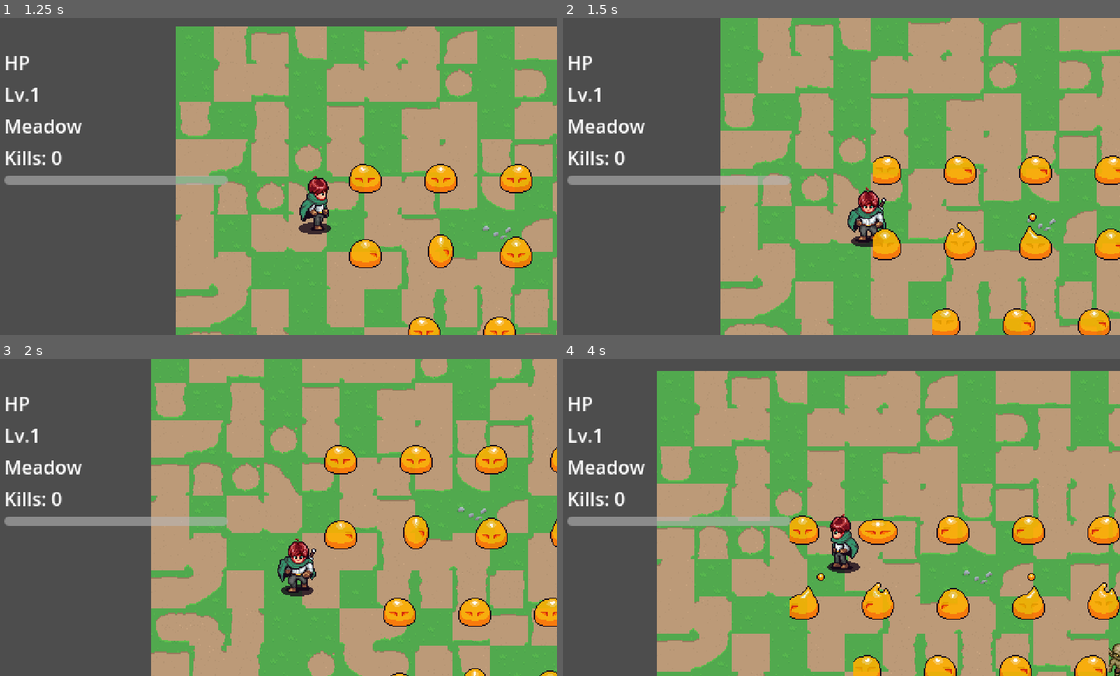
Above: before the commit, frames 1-4 (two rows, left to right).
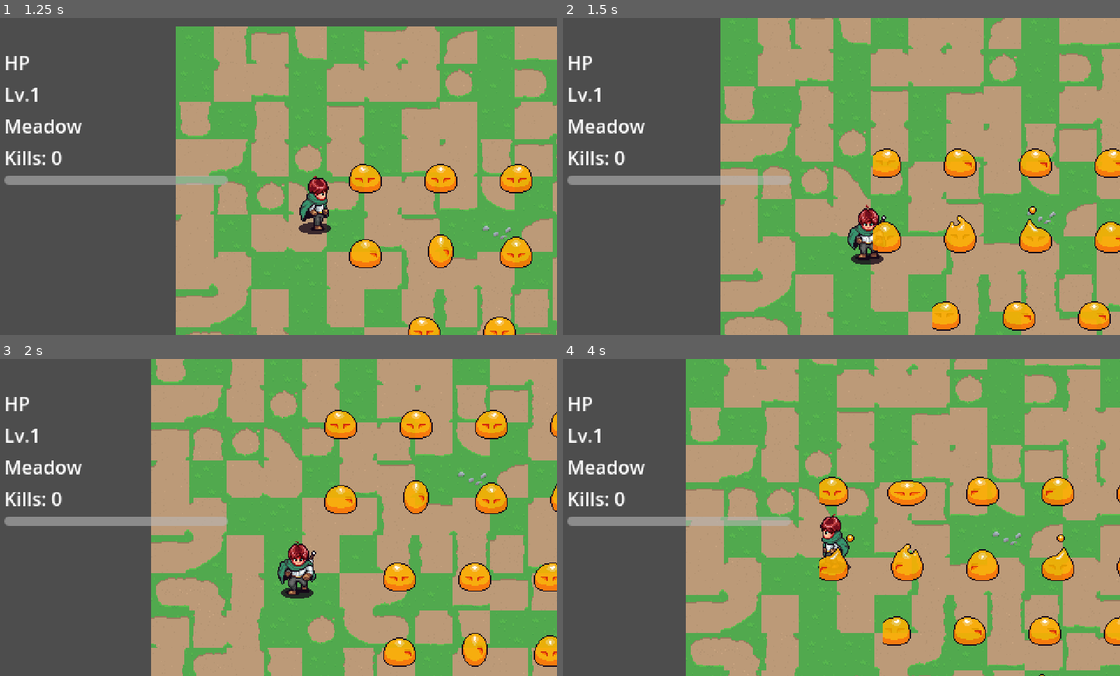
Above: after the commit, the same moments.

Repository: josephfinalform/new-rpg-test-px
Game: Godot game, scene res://aarpg/UI/title_screen.tscn
The game is run twice, just before and just after one commit, with the same random seed, the same clock (stepped at 60 frames per second) and the same inputs. Sound files missing from this copy of the repository are replaced by a short silence.
Inputs:
- Up to frame 1 (1.25 s): tap Enter (ui_accept) at 0.5, 0.77 s; hold D (right) from 0.53 s (still down); tap Space (attack) at 0.6 s; tap F (dash, bound only after the commit) at 0.8 s
- Up to frame 2 (1.5 s): release D (right) at 1.28 s; hold S (down) from 1.28 s (still down); tap F (dash, bound only after the commit) at 1.35 s
- Up to frame 3 (2 s): keep holding S (down); tap Enter (ui_accept) at 1.52 s; tap Space (attack) at 1.55 s
- Up to frame 4 (4 s): release S (down) at 2.03 s; hold D (right) 2.03-2.78 s; tap Space (attack) at 2.1, 3.05 s; tap F (dash, bound only after the commit) at 2.3, 3.6 s; hold W (up) 2.78-3.53 s; tap Shift (sprint) at 2.85 s; tap Enter (ui_accept) at 3.02, 3.77 s; hold A (left) from 3.53 s (still down)

Frame 1 is identical in both runs. In frame 2, 16% of the frame differs, in the area x 28-100%, y 0-100%; in frame 3, 39%; in frame 4, 51%, in the area x 16-100%, y 0-100%.
Error before the commit: Invalid access to property or key 'max_level' on a base object of type 'Nil'. (res://aarpg/Player/Scripts/player.gd:148)
Error after the commit: Invalid access to property or key 'max_level' on a base object of type 'Nil'. (res://aarpg/Player/Scripts/player.gd:159)

Commit message:
feat: oyuncu dash mekaniği - F/C tuşu ile yönlü hızlı atılış, cooldown, yeni DashState

Diff:
--- /dev/null
+++ b/aarpg/Player/Scripts/dash_state.gd
@@ -0,0 +1,28 @@
+class_name DashState
+extends State
+
+func enter() -> void:
+	player.is_dashing = true
+	player.can_attack = false
+	var dir := player.facing
+	if dir == Vector2.ZERO:
+		dir = Vector2.DOWN
+	player.dash_velocity = dir * player.dash_speed
+	player.attack_pivot.visible = false
+	player.hitbox_area.monitoring = false
+	player.play_animation("walk")
+	player.dash_timer.start()
+
+func exit() -> void:
+	player.is_dashing = false
+
+func physics(_delta: float) -> State:
+	if player.is_dead:
+		return null
+	player.velocity = player.dash_velocity
+	if player.dash_timer.is_stopped():
+		player.get_input()
+		if player.direction != Vector2.ZERO:
+			return get_state("walk")
+		return get_state("idle")
+	return null
--- a/aarpg/Player/Scripts/idle_state.gd
+++ b/aarpg/Player/Scripts/idle_state.gd
@@ -12,6 +12,9 @@
 	if player.is_dead:
 		return null
 	player.get_input()
+	var dash = check_dash_transition()
+	if dash:
+		return dash
 	if player.direction != Vector2.ZERO:
 		return get_state("walk")
 	return check_attack_transition()
--- a/aarpg/Player/Scripts/player.gd
+++ b/aarpg/Player/Scripts/player.gd
@@ -17,6 +17,11 @@
 @export var death_sfx: AudioStream
 @export var level_up_sfx: AudioStream
 
+@export_group("Dash")
+@export var dash_speed: float = 280.0
+@export var dash_duration: float = 0.16
+@export var dash_cooldown: float = 1.2
+
 var direction: Vector2 = Vector2.ZERO
 var facing: Vector2 = Vector2.DOWN
 var is_sprinting: bool = false
@@ -25,6 +30,8 @@
 var is_dead: bool = false
 var can_attack: bool = true
 var hit_enemies_this_attack: Array[Node2D] = []
+var is_dashing: bool = false
+var dash_velocity: Vector2 = Vector2.ZERO
 
 var level: int = 1
 var xp: int = 0
@@ -40,6 +47,8 @@
 @onready var hit_flash_timer: Timer = $HitFlashTimer
 @onready var hitbox_area: Area2D = $AttackPivot/HitboxArea
 @onready var attack_pivot: Node2D = $AttackPivot
+@onready var dash_timer: Timer = $DashTimer
+@onready var dash_cooldown_timer: Timer = $DashCooldownTimer
 
 func _ready() -> void:
 	state_machine.initialize(self)
@@ -48,6 +57,8 @@
 	xp_to_next_level = get_xp_for_level(level)
 	attack_timer.wait_time = attack_cooldown
 	invincibility_timer.wait_time = invincibility_time
+	dash_timer.wait_time = dash_duration
+	dash_cooldown_timer.wait_time = dash_cooldown
 	hitbox_area.body_entered.connect(_on_hitbox_body_entered)
 	attack_pivot.rotation = 0
 
--- a/aarpg/Player/Scripts/state.gd
+++ b/aarpg/Player/Scripts/state.gd
@@ -13,6 +13,14 @@
 		return get_state("attack")
 	return null
 
+func check_dash_transition() -> State:
+	if player.is_dead or player.is_dashing:
+		return null
+	if Input.is_action_just_pressed("dash") and player.dash_cooldown_timer.is_stopped():
+		player.dash_cooldown_timer.start()
+		return get_state("dash")
+	return null
+
 func enter() -> void:
 	pass
 
--- a/aarpg/Player/Scripts/walk_state.gd
+++ b/aarpg/Player/Scripts/walk_state.gd
@@ -9,6 +9,9 @@
 	if player.is_dead:
 		return null
 	player.get_input()
+	var dash = check_dash_transition()
+	if dash:
+		return dash
 	if player.direction == Vector2.ZERO:
 		return get_state("idle")
 	var attack = check_attack_transition()
--- a/aarpg/Player/player.tscn
+++ b/aarpg/Player/player.tscn
@@ -8,6 +8,7 @@
 [ext_resource type="Script" path="res://aarpg/Player/Scripts/attack_state.gd" id="6_atk01"]
 [ext_resource type="Script" path="res://aarpg/Player/Scripts/hurt_state.gd" id="7_hrt01"]
 [ext_resource type="Script" path="res://aarpg/Player/Scripts/death_state.gd" id="8_dth01"]
+[ext_resource type="Script" path="res://aarpg/Player/Scripts/dash_state.gd" id="9_dsh01"]
 
 [sub_resource type="RectangleShape2D" id="RectangleShape2D_col"]
 size = Vector2(10, 10)
@@ -223,6 +224,9 @@
 [node name="Attack" type="Node" parent="StateMachine"]
 script = ExtResource("6_atk01")
 
+[node name="Dash" type="Node" parent="StateMachine"]
+script = ExtResource("9_dsh01")
+
 [node name="Hurt" type="Node" parent="StateMachine"]
 script = ExtResource("7_hrt01")
 
@@ -246,6 +250,12 @@
 
 [node name="HitFlashTimer" type="Timer" parent="."]
 wait_time = 0.1
+
+[node name="DashTimer" type="Timer" parent="."]
+one_shot = true
+
+[node name="DashCooldownTimer" type="Timer" parent="."]
+one_shot = true
 
 [node name="Camera2D" type="Camera2D" parent="."]
 position_smoothing_enabled = true
--- a/project.godot
+++ b/project.godot
@@ -66,6 +66,12 @@
 , Object(InputEventKey,"resource_local_to_scene":false,"resource_name":"","device":-1,"window_id":0,"alt_pressed":false …(183 unchanged characters)…
 ]
 }
+dash={
+"deadzone": 0.2,
+"events": [Object(InputEventKey,"resource_local_to_scene":false,"resource_name":"","device":-1,"window_id":0,"alt_pressed":false,"shift_pressed":false,"ctrl_pressed":false,"meta_pressed":false,"pressed":false,"keycode":0,"physical_keycode":70,"key_label":0,"unicode":102,"location":0,"echo":false,"script":null)
+, Object(InputEventKey,"resource_local_to_scene":false,"resource_name":"","device":-1,"window_id":0,"alt_pressed":false,"shift_pressed":false,"ctrl_pressed":false,"meta_pressed":false,"pressed":false,"keycode":0,"physical_keycode":67,"key_label":0,"unicode":99,"location":0,"echo":false,"script":null)
+]
+}
 
 [physics]
 
Not shown: 1 places in aarpg/Player/player.tscn that only renumber resources
